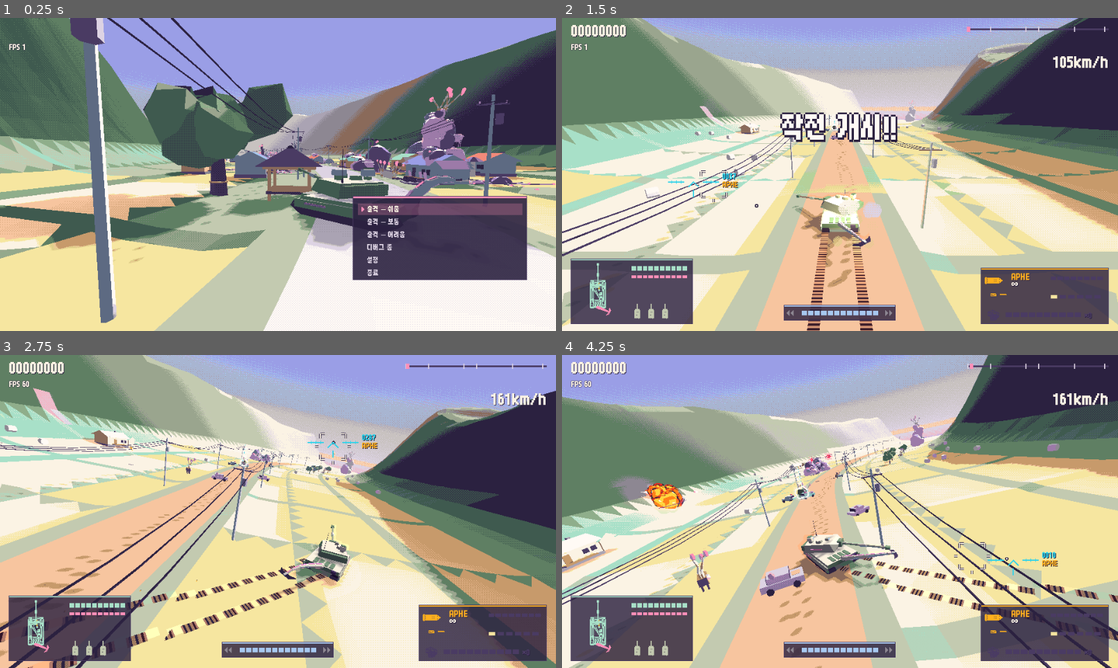
Above: before the commit, frames 1-4 (two rows, left to right).
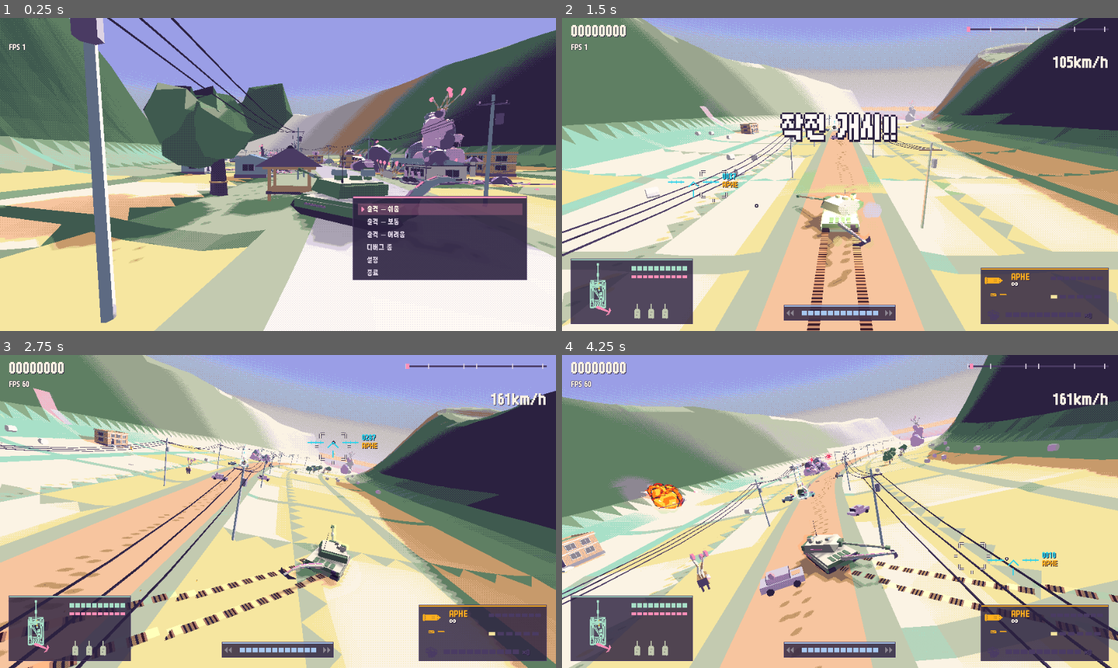
Above: after the commit, the same moments.

Repository: scarf005/orca-class
Game: Godot game, scene res://scenes/main.tscn
Two runs of this game, one before a commit and one after it. Both use one fixed random seed, a clock stepped at 60 frames per second and the inputs below.
Inputs (mouse positions are in pixels of both pictures, inside the frame that each line leads up to):
- Up to frame 1 (0.25 s): no input
- Up to frame 2 (1.5 s): tap Enter (ui_accept) at 0.5 s; drag from (840, 174) to (895, 105) at 0.52 s; drag from (728, 190) to (812, 237) at 1.27 s
- Up to frame 3 (2.75 s): move the mouse to (333, 442) at 2.02 s; hold D (move_right) from 2.03 s (still down); hold Shift (coax) from 2.03 s (still down); click (333, 442) at 2.3 s
- Up to frame 4 (4.25 s): release D (move_right) at 2.75 s; release Shift (coax) at 2.75 s; drag from (812, 574) to (673, 464) at 2.77 s; move the mouse to (1006, 558) at 3.52 s; press the mouse at (1006, 558) at 3.53 s; hold A (move_left) from 3.53 s (still down); tap Enter (ui_accept) at 3.77, 4.07 s

The runs differ from the first frame. In frame 1, 1.7% of the frame differs, in the area x 29-96%, y 37-55%; in frame 2, less than 0.1%; in frame 3, 0.3%; in frame 4, 0.7%.

Commit message:
feat: model Korean rural houses with renovated roofs and glazed porches
Assisted-by: pi:gpt-6.1-sol
Co-authored-by: chatgpt-codex-connector[bot] <199175422+chatgpt-codex-connector[bot]@users.noreply.github.com>

Diff:
--- a/scripts/core/low_poly.gd
+++ b/scripts/core/low_poly.gd
@@ -13,6 +13,7 @@
 static var vivid_lit_material: StandardMaterial3D = _make_material(false, true)
 static var vivid_glow_material: StandardMaterial3D = _make_material(true, true)
 
+var vivid := false ## Read vertex colors as sRGB when a model needs its actual material colors.
 var glow := false ## When true, following primitives go to the unshaded surface.
 var flesh := false ## When true, following primitives pulse (combines with `glow`).
 var _surfaces := {} ## (glow, flesh) key -> [points, colors, normals]
@@ -156,7 +157,7 @@
 
 func mesh() -> ArrayMesh:
 	var result := ArrayMesh.new()
-	var materials: Array[Material] = [lit_material, glow_material, flesh_material, flesh_glow_material]
+	var materials: Array[Material] = [vivid_lit_material if vivid else lit_material, vivid_glow_material if vivid else glow_material, flesh_material, flesh_glow_material]
 	for key in 4:
 		if _surfaces.has(key):
 			_add_surface(result, _surfaces[key][0], _surfaces[key][1], _surfaces[key][2], materials[key])
--- a/scripts/world/prop_kit.gd
+++ b/scripts/world/prop_kit.gd
@@ -75,31 +75,130 @@
 
 
 static func house(variant: int, rng: RandomNumberGenerator) -> Mesh:
-	return _house(LowPoly.new(), variant, rng).mesh()
-
-
-static func _house(b: LowPoly, variant: int, rng: RandomNumberGenerator) -> LowPoly:
-	var wall := WALL_COLORS[variant % WALL_COLORS.size()]
-	var roof := ROOF_COLORS[variant % ROOF_COLORS.size()]
-	var w := rng.randf_range(7.0, 9.0)
-	var d := rng.randf_range(5.0, 6.0)
+	return _house(LowPoly.new(), variant, Vector2(rng.randf_range(7.0, 9.0), rng.randf_range(5.0, 6.0))).mesh()
+
+
+static func _house(b: LowPoly, variant: int, size: Vector2) -> LowPoly:
+	if variant % 4 in [1, 3]:
+		return _flat_house(b, variant, size)
+	var wall: Color = [Palette.CREAM, Palette.CONCRETE, Palette.MIST][variant % 3]
+	var roof: Color = [Palette.SLATE, Palette.CORAL, Palette.TEAL, Palette.SKY, Palette.STONE, Palette.SAGE][variant % 6]
+	var w := size.x
+	var d := size.y
+	var front := d * 0.5 + 0.65
 	b.box(_xf(Vector3(0, 0.3, 0)), Vector3(w + 0.3, 0.6, d + 0.3), Palette.STONE)
 	b.box(_xf(Vector3(0, 1.8, 0)), Vector3(w, 2.6, d), wall)
-	b.gable(_xf(Vector3(0, 3.1, 0)), Vector3(w + 1.2, 1.7, d + 1.4), roof, wall)
-	# Front porch (마루), door and windows.
-	b.box(_xf(Vector3(0, 0.75, d * 0.5 + 0.6)), Vector3(w * 0.6, 0.2, 1.2), Palette.WOOD)
-	b.box(_xf(Vector3(-w * 0.15, 1.5, d * 0.5 + 0.01)), Vector3(1.1, 2.0, 0.05), Palette.WOOD)
-	for x in [w * 0.2, w * 0.36]:
-		b.box(_xf(Vector3(x, 1.9, d * 0.5 + 0.01)), Vector3(1.0, 0.9, 0.05), Palette.DUSK)
-	b.box(_xf(Vector3(-w * 0.35, 1.9, -d * 0.5 - 0.01)), Vector3(1.2, 0.8, 0.05), Palette.DUSK)
-	if variant % 3 == 0:
-		# ㄱ-shaped wing.
-		b.box(_xf(Vector3(w * 0.5 + 1.5, 1.6, d * 0.2)), Vector3(3.0, 2.2, d * 0.7), wall)
-		b.gable(_xf(Vector3(w * 0.5 + 1.5, 2.7, d * 0.2), PI * 0.5), Vector3(d * 0.7 + 0.8, 1.2, 3.8), roof, wall)
-	# Chimney and a satellite dish.
-	b.box(_xf(Vector3(w * 0.3, 4.3, -d * 0.2)), Vector3(0.5, 1.4, 0.5), Palette.STONE)
-	b.prism(Transform3D(Basis(Vector3.RIGHT, 1.2), Vector3(-w * 0.4, 3.3, d * 0.5 + 0.3)), 0.45, 0.1, 6, Palette.WHITE)
+	# A renovated farmhouse: metal roof over the old body, glazed-in 툇마루 below the eaves.
+	_farm_roof(b, Vector3(0, 3.1, 0), Vector3(w + 1.2, 1.1, d + 1.6), roof, variant % 3 == 2)
+	b.box(_xf(Vector3(0, 0.65, d * 0.5 + 0.35)), Vector3(w * 0.84, 0.3, 0.9), Palette.CONCRETE)
+	b.box(_xf(Vector3(0, 1.65, front - 0.35)), Vector3(w * 0.84, 1.9, 0.7), wall)
+	b.box(_xf(Vector3(w * 0.12, 1.85, front + 0.01)), Vector3(w * 0.48, 1.25, 0.06), Palette.SLATE)
+	for y in [1.2, 1.85, 2.5]:
+		b.box(_xf(Vector3(w * 0.12, y, front + 0.06)), Vector3(w * 0.5, 0.07, 0.06), Palette.MIST)
+	for x in [-0.12, 0.0, 0.12, 0.24, 0.36]:
+		b.box(_xf(Vector3(w * x, 1.85, front + 0.07)), Vector3(0.07, 1.35, 0.07), Palette.ASH)
+	var door := -w * 0.28
+	b.box(_xf(Vector3(door, 1.65, front + 0.02)), Vector3(1.05, 1.9, 0.07), Palette.ASH)
+	b.box(_xf(Vector3(door, 1.9, front + 0.07)), Vector3(0.85, 1.15, 0.06), Palette.SLATE)
+	b.box(_xf(Vector3(door + 0.33, 1.45, front + 0.12)), Vector3(0.06, 0.25, 0.08), Palette.INK)
+	for step in 2:
+		b.box(_xf(Vector3(door, 0.15 + step * 0.15, front + 0.7 - step * 0.2)), Vector3(1.5, 0.3, 1.0 - step * 0.4), Palette.CONCRETE)
+	b.box(_xf(Vector3(0, 2.68, front - 0.25)), Vector3(w * 0.9, 0.12, 1.0), roof)
+	# Broad sliding windows on the sides, with a small sill and metal frames.
+	for side in [-1.0, 1.0]:
+		b.box(_xf(Vector3(side * (w * 0.5 + 0.02), 1.85, -0.4)), Vector3(0.06, 1.25, 2.1), Palette.ASH)
+		b.box(_xf(Vector3(side * (w * 0.5 + 0.06), 1.85, -0.4)), Vector3(0.05, 1.08, 1.94), Palette.SLATE)
+		b.box(_xf(Vector3(side * (w * 0.5 + 0.1), 1.85, -0.4)), Vector3(0.06, 1.16, 0.07), Palette.MIST)
+		b.box(_xf(Vector3(side * (w * 0.5 + 0.08), 1.18, -0.4)), Vector3(0.22, 0.12, 2.25), Palette.CONCRETE)
+		if variant % 3 == 1:
+			# Exposed masonry along the lower wall; keep it broad enough to survive dithering.
+			b.box(_xf(Vector3(side * (w * 0.5 + 0.01), 0.88, 0)), Vector3(0.04, 0.55, d), Palette.OCHRE)
+			for y in [0.7, 0.9, 1.1]:
+				b.box(_xf(Vector3(side * (w * 0.5 + 0.04), y, 0)), Vector3(0.03, 0.025, d), Palette.CONCRETE)
+	# Gutter and downpipe replace the oversized chimney on the ridge.
+	b.box(_xf(Vector3(0, 3.08, d * 0.5 + 0.81)), Vector3(w + 1.3, 0.12, 0.12), Palette.ASH)
+	b.prism(_xf(Vector3(w * 0.46, 0.6, d * 0.5 + 0.81)), 0.07, 2.5, 6, Palette.ASH)
+	if variant % 2 == 0:
+		b.prism(Transform3D(Basis(Vector3.RIGHT, 1.2), Vector3(-w * 0.4, 3.2, -d * 0.4)), 0.35, 0.08, 6, Palette.WHITE)
 	return b
+
+
+## Masonry village houses with a usable, green waterproofed concrete rooftop.
+static func _flat_house(b: LowPoly, variant: int, size: Vector2) -> LowPoly:
+	b.vivid = true
+	var w := size.x
+	var d := size.y
+	var brick := variant % 4 == 1
+	var two_storeys := variant % 8 == 1
+	var roof_y := 4.5 if two_storeys else 3.1
+	var wall := Palette.OCHRE if brick else Palette.CONCRETE
+	var front := d * 0.5
+	b.box(_xf(Vector3(0, 0.3, 0)), Vector3(w + 0.25, 0.6, d + 0.25), Palette.STONE)
+	b.box(_xf(Vector3(0, (roof_y + 0.6) * 0.5, 0)), Vector3(w, roof_y - 0.6, d), wall)
+	if brick:
+		# Staggered mortar joints on the actual facade, without a texture or extra material.
+		for side in [-1.0, 1.0]:
+			for axis in 2:
+				var length := w if axis == 0 else d
+				var face := Transform3D(Basis(Vector3.UP, PI * 0.5 * axis), Vector3(0, 0, side * (d * 0.5 + 0.01)) if axis == 0 else Vector3(side * (w * 0.5 + 0.01), 0, 0))
+				for row in int((roof_y - 0.6) / 0.25):
+					var y := 0.6 + row * 0.25
+					b.quad(face * Vector3(-length * 0.5, y, 0), face * Vector3(length * 0.5, y, 0), face * Vector3(length * 0.5, y + 0.025, 0), face * Vector3(-length * 0.5, y + 0.025, 0), Palette.STONE, face.basis.z * side)
+					for column in range(1, int(length / 0.7)):
+						var x := -length * 0.5 + column * 0.7 + (row % 2) * 0.35
+						b.quad(face * Vector3(x, y, 0), face * Vector3(x + 0.025, y, 0), face * Vector3(x + 0.025, y + 0.25, 0), face * Vector3(x, y + 0.25, 0), Palette.STONE, face.basis.z * side)
+	# The roof is an inset green plane, not a green pitched roof.
+	b.box(_xf(Vector3(0, roof_y + 0.05, 0)), Vector3(w + 0.35, 0.2, d + 0.35), Palette.CONCRETE)
+	b.box(_xf(Vector3(0, roof_y + 0.16, 0)), Vector3(w - 0.25, 0.04, d - 0.25), Palette.PINE)
+	for side in [-1.0, 1.0]:
+		b.box(_xf(Vector3(0, roof_y + 0.32, side * d * 0.5)), Vector3(w + 0.2, 0.35, 0.2), wall, Palette.CONCRETE)
+		b.box(_xf(Vector3(side * w * 0.5, roof_y + 0.32, 0)), Vector3(0.2, 0.35, d), wall, Palette.CONCRETE)
+	if two_storeys:
+		b.box(_xf(Vector3(0, 2.7, 0)), Vector3(w + 0.12, 0.16, d + 0.12), Palette.CREAM)
+	else:
+		# Rooftop access room on the lower houses; taller houses keep their roof unobstructed.
+		b.box(_xf(Vector3(-w * 0.28, 4.05, -d * 0.25)), Vector3(1.45, 1.6, 1.35), wall)
+		b.box(_xf(Vector3(-w * 0.28, 4.9, -d * 0.25)), Vector3(1.65, 0.1, 1.55), Palette.CONCRETE, Palette.PINE)
+		b.box(_xf(Vector3(-w * 0.28, 4.0, -d * 0.25 + 0.69)), Vector3(0.65, 1.4, 0.05), Palette.DUSK)
+	var door := -w * 0.28
+	b.box(_xf(Vector3(door, 1.6, front + 0.03)), Vector3(1.1, 2.0, 0.08), Palette.CONCRETE)
+	b.box(_xf(Vector3(door, 1.6, front + 0.08)), Vector3(0.9, 1.85, 0.06), Palette.DUSK)
+	b.box(_xf(Vector3(door, 2.1, front + 0.12)), Vector3(0.65, 0.65, 0.05), Palette.SLATE)
+	b.box(_xf(Vector3(door, 2.7, front + 0.35)), Vector3(1.5, 0.12, 0.8), Palette.CONCRETE)
+	for step in 2:
+		b.box(_xf(Vector3(door, 0.15 + step * 0.15, front + 0.65 - step * 0.2)), Vector3(1.4, 0.3, 0.95 - step * 0.4), Palette.CONCRETE)
+	for y in ([1.85, 3.65] if two_storeys else [1.85]):
+		for x in ([door, 0.0, w * 0.28] if y > 3.0 else [0.0, w * 0.28]):
+			b.box(_xf(Vector3(x, y, front + 0.03)), Vector3(1.55, 1.25, 0.08), Palette.CONCRETE)
+			b.box(_xf(Vector3(x, y, front + 0.08)), Vector3(1.35, 1.05, 0.06), Palette.SLATE)
+			b.box(_xf(Vector3(x, y, front + 0.12)), Vector3(0.06, 1.1, 0.06), Palette.MIST)
+		for side in [-1.0, 1.0]:
+			b.box(_xf(Vector3(side * (w * 0.5 + 0.03), y, 0)), Vector3(0.08, 1.25, 2.0), Palette.CONCRETE)
+			b.box(_xf(Vector3(side * (w * 0.5 + 0.08), y, 0)), Vector3(0.06, 1.05, 1.8), Palette.SLATE)
+			b.box(_xf(Vector3(side * (w * 0.5 + 0.12), y, 0)), Vector3(0.06, 1.1, 0.06), Palette.MIST)
+	return b
+
+
+## Shallow corrugated roof, hipped on older bodies and gabled on simpler renovations.
+static func _farm_roof(b: LowPoly, p: Vector3, size: Vector3, color: Color, gabled: bool) -> void:
+	var x := size.x * 0.5
+	var z := size.z * 0.5
+	var ridge := x if gabled else x - z * 0.65
+	var left := p + Vector3(-ridge, size.y, 0)
+	var right := p + Vector3(ridge, size.y, 0)
+	b.box(_xf(p), Vector3(size.x, 0.14, size.z), color)
+	for side in [-1.0, 1.0]:
+		var a := p + Vector3(-x, 0, side * z)
+		var c := p + Vector3(x, 0, side * z)
+		b.quad(a, c, right, left, color, Vector3(0, z, side * size.y))
+		var end := p + Vector3(side * x, 0, 0)
+		b.tri(end + Vector3(0, 0, -z), end + Vector3(0, 0, z), right if side > 0 else left, color, Vector3(side, 1, 0))
+		# Raised seams, not a high-frequency texture that aliases through the dither pass.
+		for i in range(-int(ridge / 0.65), int(ridge / 0.65) + 1):
+			var seam := p + Vector3(i * 0.65, 0.025, side * z)
+			var top := p + Vector3(i * 0.65, size.y + 0.025, 0)
+			b.quad(seam, seam + Vector3.RIGHT * 0.035, top + Vector3.RIGHT * 0.035, top, Palette.ASH, Vector3.UP)
+	b.box(_xf(p + Vector3(0, size.y, 0)), Vector3(ridge * 2.0 + 0.15, 0.12, 0.18), color)
 
 
 static func rubble(variant: int, rng: RandomNumberGenerator) -> Mesh:
@@ -533,15 +632,18 @@
 
 ## A village house with the fungus bursting through its roof and windows.
 static func infested_house(variant: int, rng: RandomNumberGenerator) -> Mesh:
-	var b := _house(LowPoly.new(), variant, rng)
-	_flesh_mass(b, Vector3(rng.randf_range(-1.5, 1.5), 3.2, 0), 1.1, rng)
+	var size := Vector2(rng.randf_range(7.0, 9.0), rng.randf_range(5.0, 6.0))
+	var b := _house(LowPoly.new(), variant, size)
+	var roof_y := 4.5 if variant % 8 == 1 else 3.1
+	_flesh_mass(b, Vector3(rng.randf_range(-1.5, 1.5), roof_y + 0.1, 0), 1.1, rng)
 	b.flesh = true
-	# Strands spilling out of the windows and down the walls.
-	for x in [-2.0, 1.5, 2.8]:
-		b.box(Transform3D(Basis(Vector3.RIGHT, 0.12), Vector3(x, 1.0, 2.9)), Vector3(0.7, 1.9, 0.12), Palette.BLUSH)
-		b.blob(Transform3D(Basis(), Vector3(x, 0.2, 3.2)), 0.45, Palette.MAUVE, 0, 0.3, rng.randi())
+	# Strands follow the renovated door and windows, outside the glazed porch.
+	var front := size.y * 0.5 + (0.2 if variant % 4 in [1, 3] else 0.8)
+	for x in [-0.28, 0.0, 0.24]:
+		b.box(Transform3D(Basis(Vector3.RIGHT, 0.12), Vector3(x * size.x, 1.0, front)), Vector3(0.7, 1.9, 0.12), Palette.BLUSH)
+		b.blob(Transform3D(Basis(), Vector3(x * size.x, 0.2, front + 0.3)), 0.45, Palette.MAUVE, 0, 0.3, rng.randi())
 	b.flesh = false
-	_cordyceps_into(b, Vector3(-3.0, 3.4, -1.0), 2, 0.8, rng)
+	_cordyceps_into(b, Vector3(-3.0, roof_y + 0.3, -1.0), 2, 0.8, rng)
 	return b.mesh()
 
 
--- /dev/null
+++ b/tests/house_mesh_test.gd
@@ -0,0 +1,67 @@
+extends TestCase
+## Farmhouse renovations stay inside the existing gameplay height and break into their actual mesh.
+
+func test_all_house_variants_have_valid_bounded_geometry() -> void:
+	for kind in ["house", "infested_house"]:
+		for variant in 12:
+			var mesh := PropKit.mesh(kind, variant)
+			var bounds := mesh.get_aabb()
+			# Fungal stalks extend past the building; only the plain house defines the shell.
+			if kind == "house":
+				check(bounds.position.y >= -0.01, "the building does not sink below ground")
+				check(bounds.end.y <= Scenery.PROPS[kind][1], "the roof fits its gameplay height")
+			check(mesh == PropKit.mesh(kind, variant), "streaming reuses the cached mesh")
+			for surface in mesh.get_surface_count():
+				var arrays := mesh.surface_get_arrays(surface)
+				var vertices: PackedVector3Array = arrays[Mesh.ARRAY_VERTEX]
+				var normals: PackedVector3Array = arrays[Mesh.ARRAY_NORMAL]
+				check_eq(vertices.size() % 3, 0, "complete triangles")
+				check_eq(normals.size(), vertices.size(), "every vertex has a normal")
+				check(vertices.size() > 0, "nonempty surface")
+				for vertex in vertices:
+					if not vertex.is_finite():
+						check(false, "finite vertices")
+						break
+				for normal in normals:
+					if not normal.is_finite() or normal.length_squared() < 0.99:
+						check(false, "finite nondegenerate normals")
+						break
+
+func test_flat_roof_variants_have_a_horizontal_green_rooftop() -> void:
+	for variant in 12:
+		var mesh := PropKit.mesh("house", variant)
+		var green_area := 0.0
+		for surface in mesh.get_surface_count():
+			var arrays := mesh.surface_get_arrays(surface)
+			var vertices: PackedVector3Array = arrays[Mesh.ARRAY_VERTEX]
+			var colors: PackedColorArray = arrays[Mesh.ARRAY_COLOR]
+			for i in range(0, vertices.size(), 3):
+				if colors[i] != Palette.PINE:
+					continue
+				var a := vertices[i]
+				var b := vertices[i + 1]
+				var c := vertices[i + 2]
+				if a.y > 3.0 and is_equal_approx(a.y, b.y) and is_equal_approx(a.y, c.y):
+					green_area += (b - a).cross(c - a).length() * 0.5
+		if variant % 4 in [1, 3]:
+			check(green_area > 25.0, "flat houses have a usable green roof, not a green pitched facade")
+		else:
+			check_eq(green_area, 0.0, "pitched farmhouses remain a different building type")
+
+func test_demolition_preserves_every_house_triangle_and_material() -> void:
+	for kind in ["house", "infested_house"]:
+		for variant in 12:
+			var mesh := PropKit.mesh(kind, variant)
+			var pieces := PropKit.collapse_pieces(mesh)
+			check(not pieces.is_empty() and pieces.size() <= PropKit.COLLAPSE_PIECES, "bounded demolition pieces")
+			var source_count := 0
+			var piece_count := 0
+			var materials: Array[Material] = []
+			for surface in mesh.get_surface_count():
+				source_count += mesh.surface_get_arrays(surface)[Mesh.ARRAY_VERTEX].size()
+				materials.append(mesh.surface_get_material(surface))
+			for piece in pieces:
+				for surface in piece.get_surface_count():
+					piece_count += piece.surface_get_arrays(surface)[Mesh.ARRAY_VERTEX].size()
+					check(piece.surface_get_material(surface) in materials, "plaster and fungal materials survive demolition")
+			check_eq(piece_count, source_count, "%s %d loses no roof, window or wall triangles" % [kind, variant])
Not shown, added: tests/house_mesh_test.gd.uid
